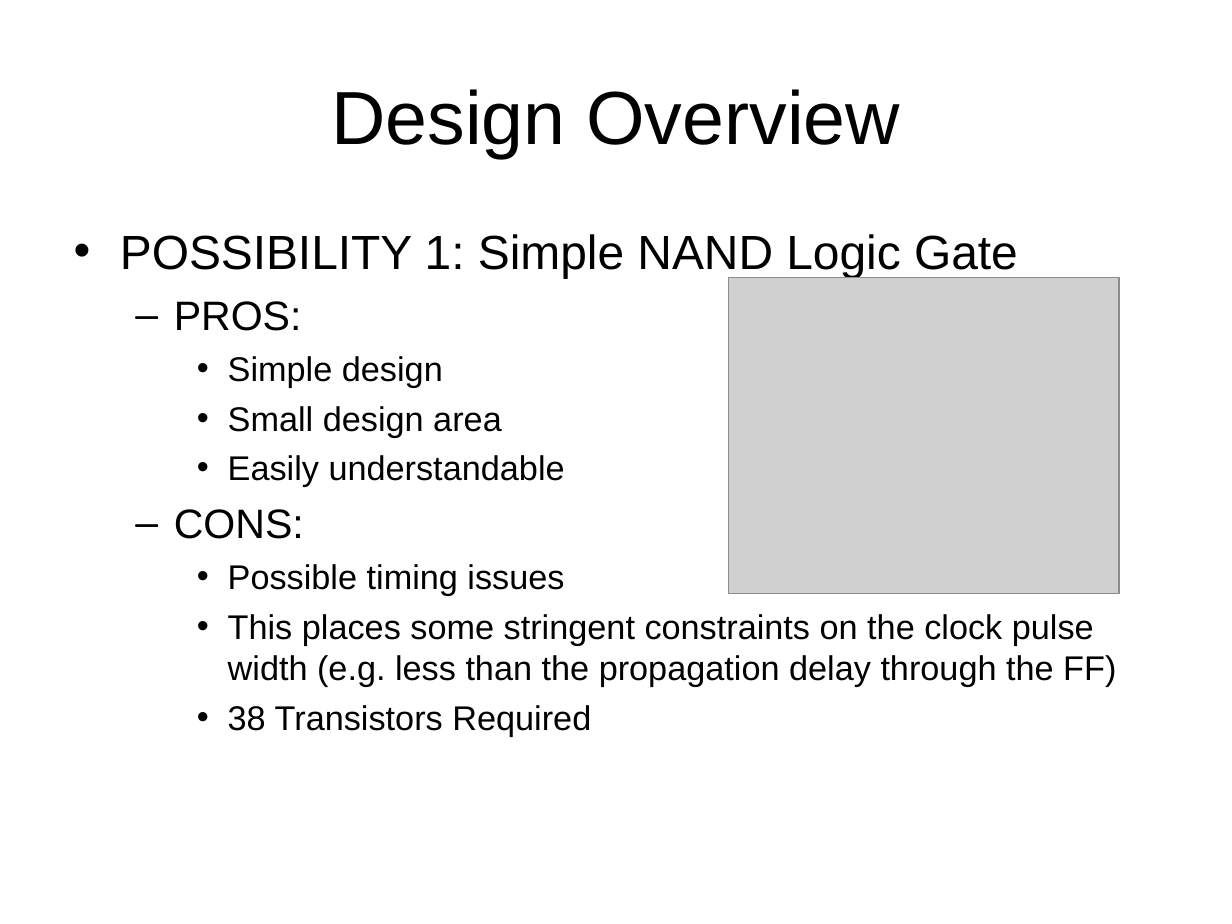
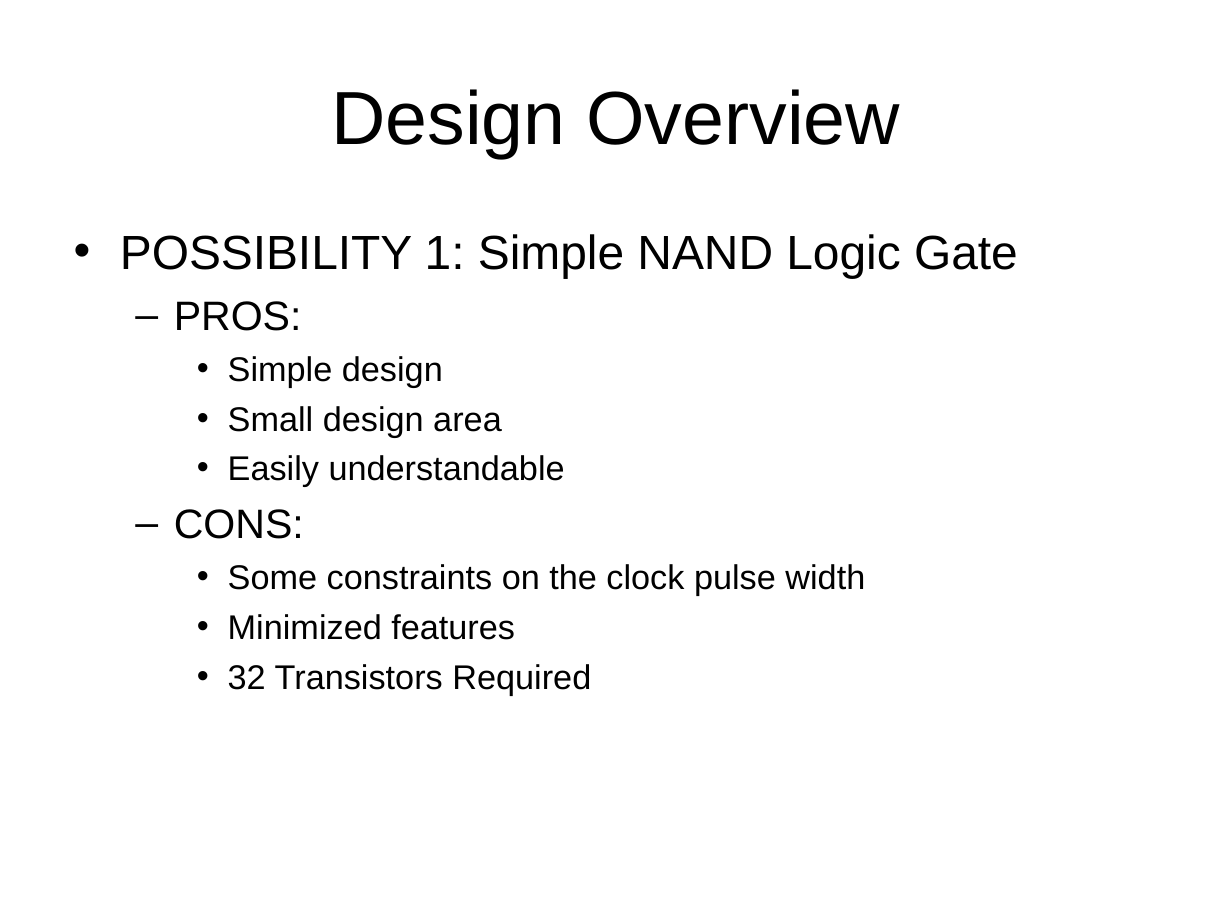
Before and after one commit to gouldj5/ru916175_2018, a slide deck: slide 9 of _seniorI/VLSI/_project/Gould - J-K Flip-Flop - Best.ppt (slide 8 before the commit). Drawn at 1232x924 pixels with LibreOffice and Linux fonts; fonts in the diff are those of the drawing; grey boxes stand for pictures. Boxes give left, top, right and bottom in pixels: in the first picture for what was removed or moved away, otherwise in the second. Text is boxed around its words. In the diff, an @@ line names an element or a change of style, - is before the commit and + after.

```diff
--- a/_seniorI/VLSI/_project/Gould - J-K Flip-Flop - Best.ppt
+++ b/_seniorI/VLSI/_project/Gould - J-K Flip-Flop - Best.ppt
@@ picture removed at (x1=729, y1=277, x2=1120, y2=594) @@
@@ text at (x1=228, y1=564, x2=865, y2=695): text changed @@
-    • Possible timing issues
-    • This places some stringent constraints on the clock pulse width (e.g. less than the propagation delay through the FF)
-    • 38 Transistors Required
+    • Some constraints on the clock pulse width
+    • Minimized features
+    • 32 Transistors Required
```
Also in this commit, not shown: 7 other slides changed, 3 slides added, 21 other files.
